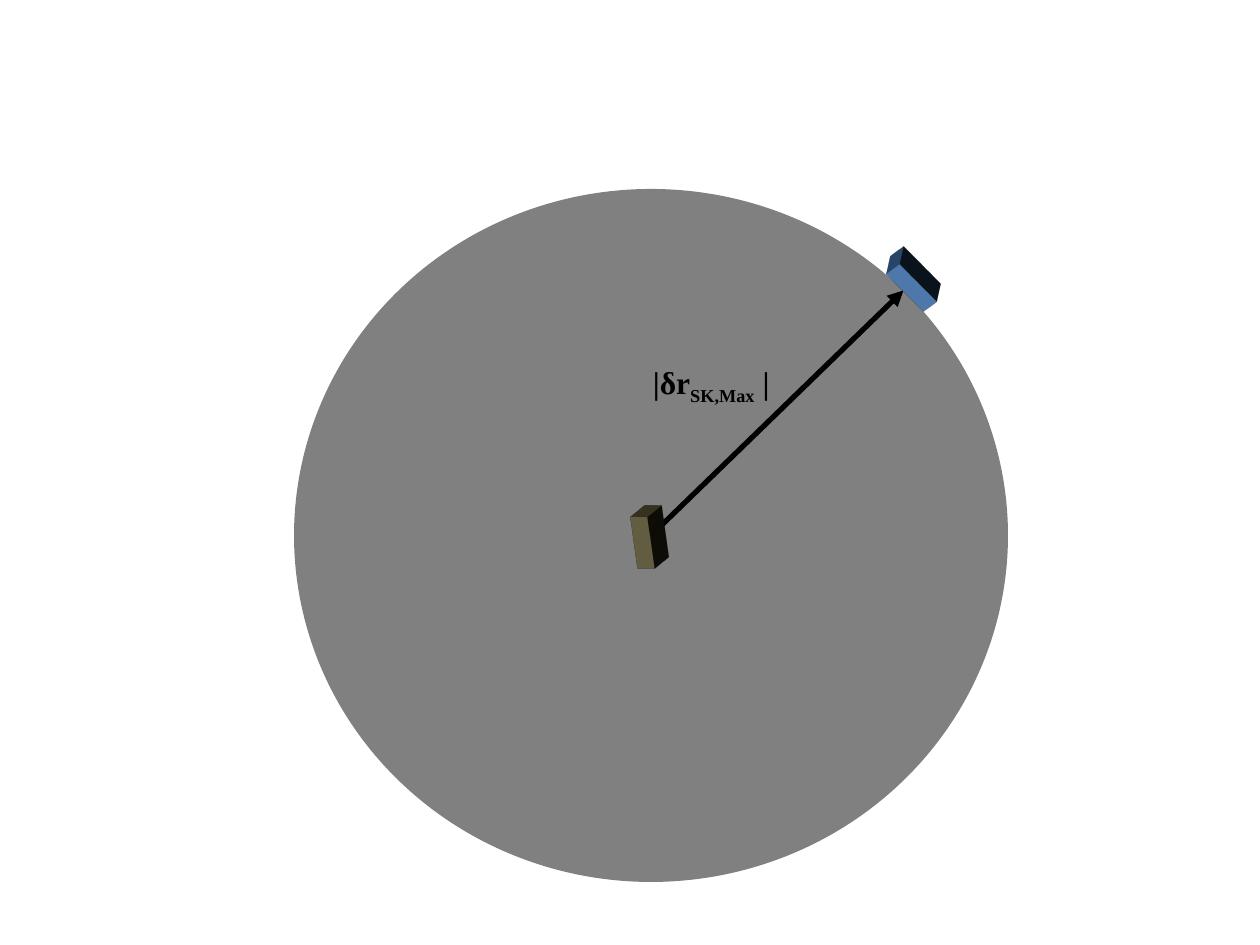
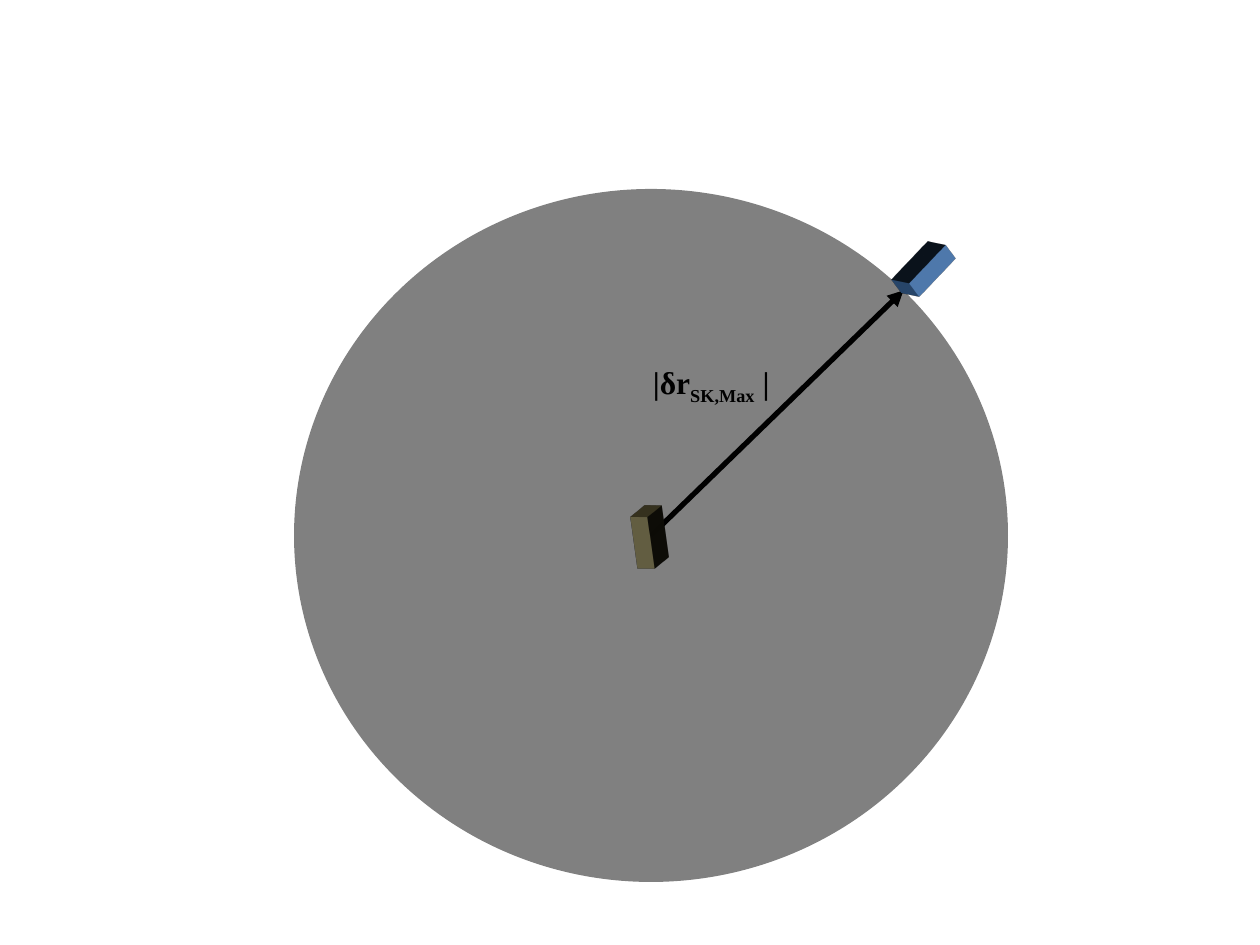
Before and after one commit to RascalSeniorDesign/Preliminary-Design, a slide deck: slide 1 of Attitude Determination and Control (ADC)/Delta-V Budgets/Prox Ops Definition Illustrations/Prox Ops Definition Illustration PP.pptx. Drawn at 1260x945 pixels with LibreOffice and Linux fonts; fonts in the diff are those of the drawing. Boxes give left, top, right and bottom in pixels: in the first picture for what was removed or moved away, otherwise in the second. Text is boxed around its words. In the diff, an @@ line names an element or a change of style, - is before the commit and + after.

```diff
--- a/Attitude Determination and Control (ADC)/Delta-V Budgets/Prox Ops Definition Illustrations/Prox Ops Definition Illustration PP.pptx
+++ b/Attitude Determination and Control (ADC)/Delta-V Budgets/Prox Ops Definition Illustrations/Prox Ops Definition Illustration PP.pptx
@@ rectangle at <box>906,245,957,297</box>: rotation 315 to 224 degrees @@
```
Also in this commit, not shown: 1 other file.
